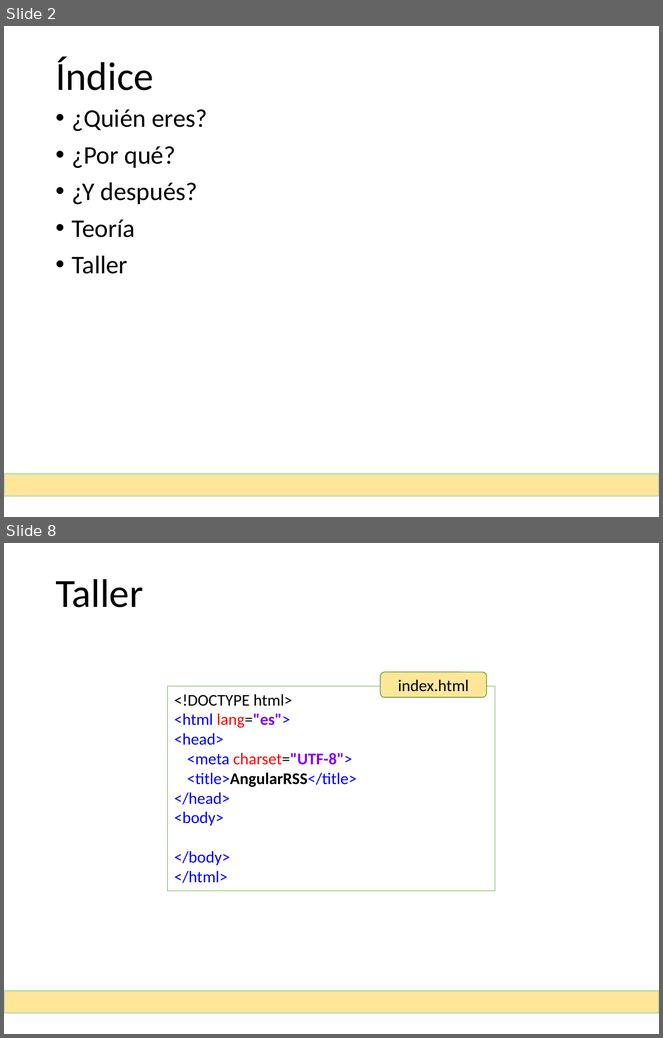
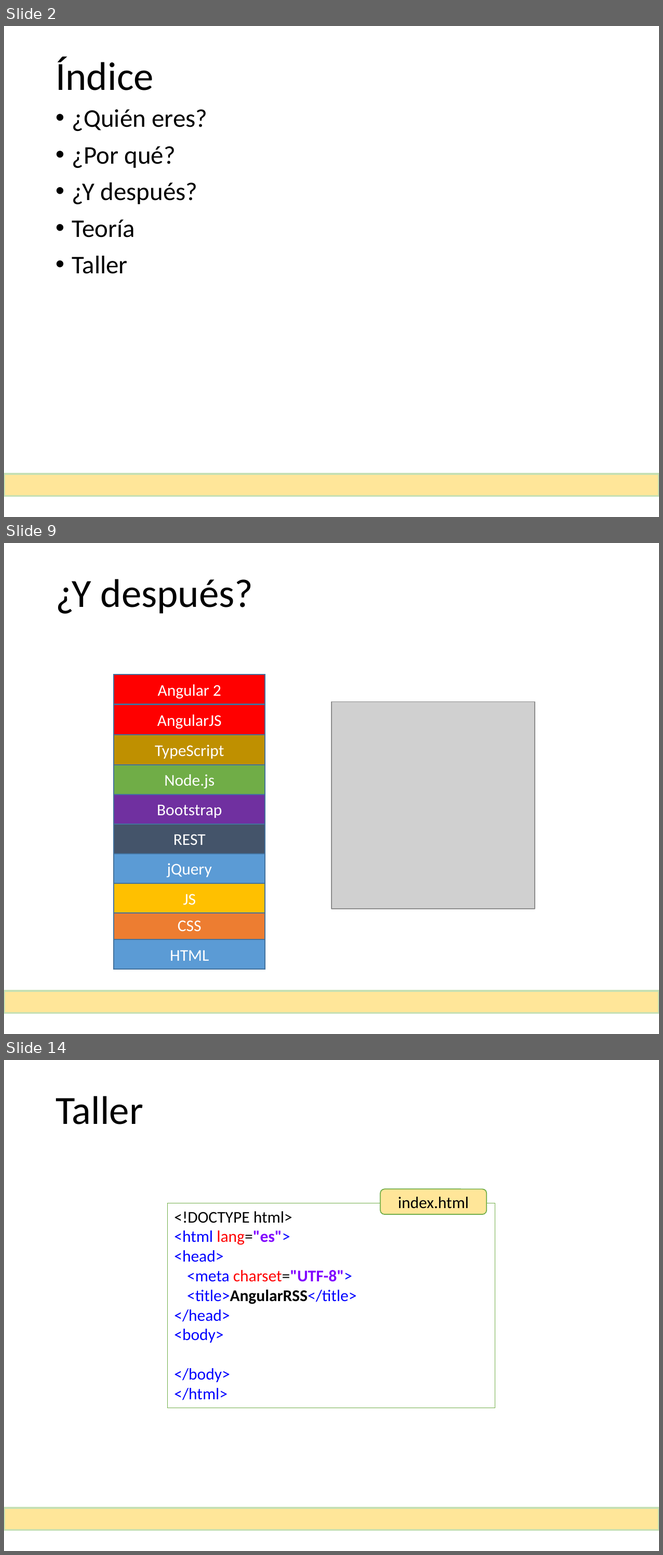
Before and after one commit to MarcosGinel/rss, a slide deck: documentacion/Taller de AngularJS.pptx. Shown one above the other, each under a label of ours: slides 2 and 8 before the commit, slides 2, 9 and 14 after it; the slides between them are not shown. The pictures are 663x1038 and 663x1555 pixels, drawn with LibreOffice and Linux fonts; fonts in the diff are those of the drawing; grey boxes stand for pictures. Boxes give left, top, right and bottom in pixels: in the first picture for what was removed or moved away, otherwise in the second. Text is boxed around its words. In the diff, an @@ line names an element or a change of style, - is before the commit and + after.

```diff
--- a/documentacion/Taller de AngularJS.pptx
+++ b/documentacion/Taller de AngularJS.pptx
@@ slide 9 added at <box>4,543,659,1034</box>, background #FFFFFF @@
@@ title added at <box>55,579,254,614</box>, 44 pt, text #000000 @@
+¿Y después?
@@ rectangle added at <box>114,675,266,704</box>, fill #FF0000, outline #43739E 1 pt, 18 pt, text #FFFFFF @@
+Angular 2
@@ rectangle added at <box>114,705,266,734</box>, fill #FF0000, outline #43739E 1 pt, 18 pt, text #FFFFFF @@
+AngularJS
@@ picture added at <box>332,702,535,909</box> @@
@@ rectangle added at <box>114,735,266,765</box>, fill #BF9000, outline #43739E 1 pt, 18 pt, text #FFFFFF @@
+TypeScript
@@ rectangle added at <box>114,765,266,795</box>, fill #70AD47, outline #43739E 1 pt, 18 pt, text #FFFFFF @@
+Node.js
@@ rectangle added at <box>114,795,266,824</box>, fill #7030A0, outline #43739E 1 pt, 18 pt, text #FFFFFF @@
+Bootstrap
@@ rectangle added at <box>114,824,266,853</box>, fill #44546A, outline #43739E 1 pt, 18 pt, text #FFFFFF @@
+REST
@@ rectangle added at <box>114,854,266,884</box>, fill #5B9BD5, outline #43739E 1 pt, 18 pt, text #FFFFFF @@
+jQuery
@@ rectangle added at <box>114,884,266,913</box>, fill #FFC000, outline #43739E 1 pt, 18 pt, text #FFFFFF @@
+JS
@@ rectangle added at <box>114,910,266,939</box>, fill #ED7D31, outline #43739E 1 pt, 18 pt, text #FFFFFF @@
+CSS
@@ rectangle added at <box>114,940,266,969</box>, fill #5B9BD5, outline #43739E 1 pt, 18 pt, text #FFFFFF @@
+HTML
@@ rectangle added at <box>4,991,659,1013</box>, fill #FFE699, outline #C5E0B4 2.25 pt @@
@@ what was slide 8 is now slide 14 @@
```
Also in this commit, not shown: 7 slides changed, 20 other slides added, 3 slides removed, 2 other files.
